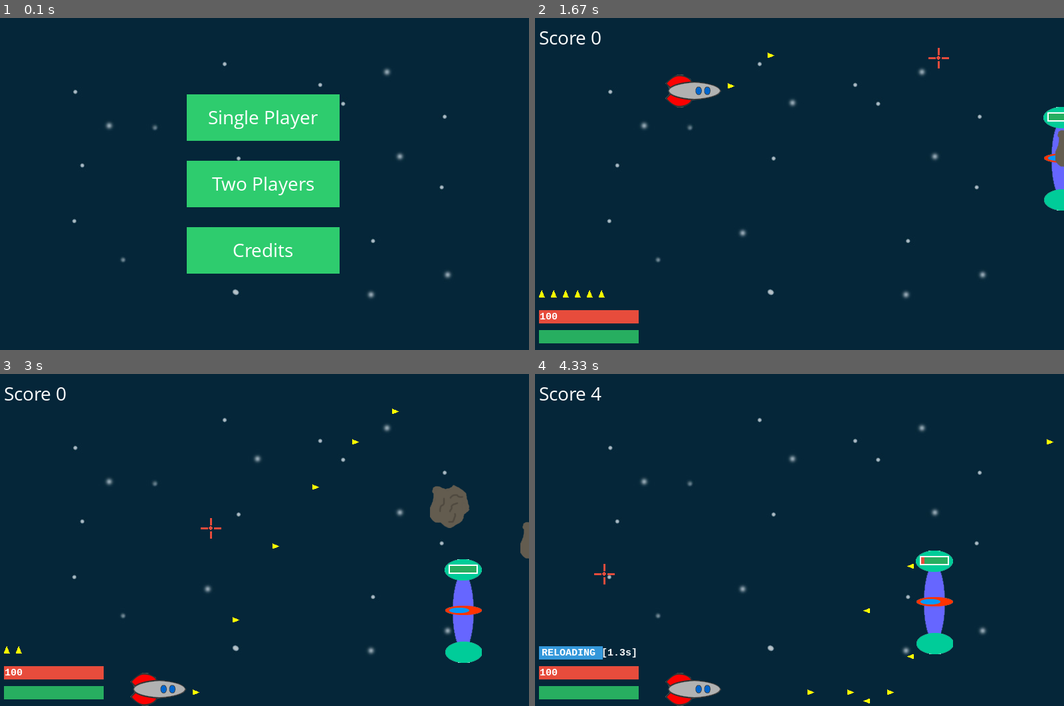
Above: before the commit, frames 1-4 (two rows, left to right).
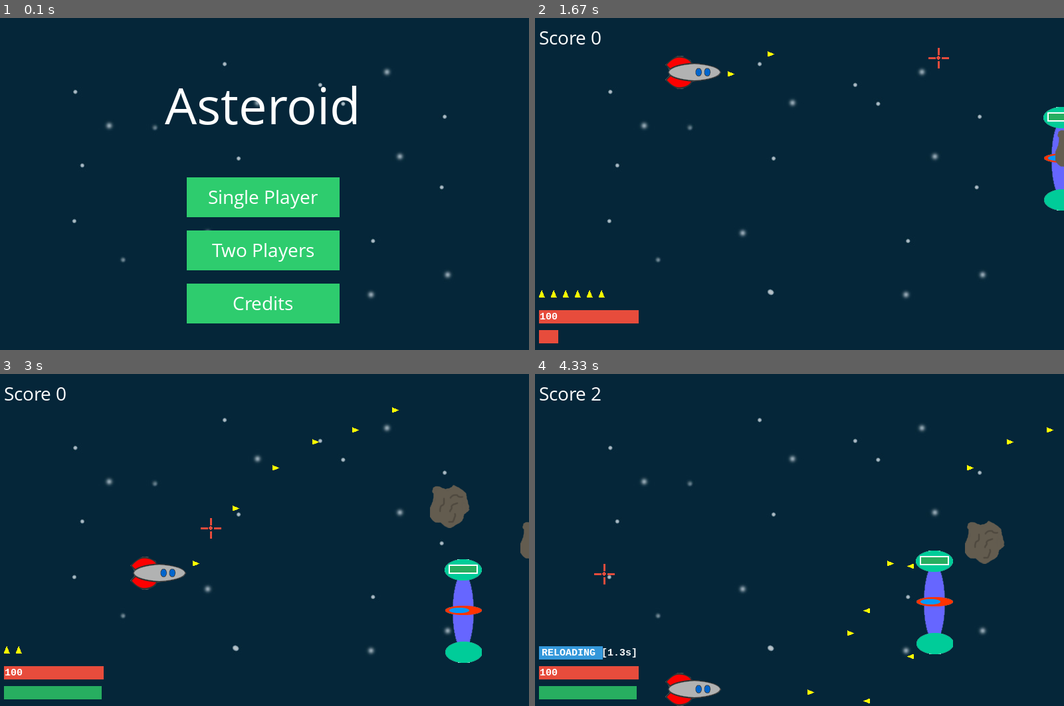
Above: after the commit, the same moments.

Repository: EdwGx/Asteroid-Pygame
Game: pygame game, started from Main.py
Two runs of this game, one before a commit and one after it. Both use one fixed random seed, a clock stepped at 60 frames per second and the inputs below.
Inputs (mouse positions are in pixels of both pictures, inside the frame that each line leads up to):
- Up to frame 1 (0.1 s): no input
- Up to frame 2 (1.67 s): click "Single Player" at 0.38 s; tap Space at 0.67 s; press the mouse at (862, 174) at 1.03 s; move the mouse to (783, 240) at 1.13 s; release the mouse at (709, 310) at 1.27 s; press the mouse at (862, 174) at 1.37 s; move the mouse to (900, 114) at 1.47 s; release the mouse at (937, 57) at 1.6 s
- Up to frame 3 (3 s): press the mouse at (327, 530) at 1.7 s; move the mouse to (195, 523) at 1.8 s; release the mouse at (68, 516) at 1.93 s; press the mouse at (327, 530) at 2.03 s; move the mouse to (280, 520) at 2.13 s; release the mouse at (227, 510) at 2.27 s; press the mouse at (327, 530) at 2.37 s; move the mouse to (322, 483) at 2.47 s; release the mouse at (322, 440) at 2.6 s; press the mouse at (327, 530) at 2.7 s; move the mouse to (269, 526) at 2.8 s; release the mouse at (211, 526) at 2.93 s
- Up to frame 4 (4.33 s): press the mouse at (862, 530) at 3.03 s; move the mouse to (841, 556) at 3.13 s; release the mouse at (820, 586) at 3.27 s; press the mouse at (862, 530) at 3.37 s; move the mouse to (852, 506) at 3.47 s; release the mouse at (836, 486) at 3.6 s; press the mouse at (862, 530) at 3.7 s; move the mouse to (783, 536) at 3.8 s; release the mouse at (709, 546) at 3.93 s; press the mouse at (862, 530) at 4.03 s; move the mouse to (736, 549) at 4.13 s; release the mouse at (603, 573) at 4.27 s

The runs differ from the first frame. In frame 1, 12% of the frame differs, in the area x 31-68%, y 20-92%; in frame 2, 1.9%; in frame 3, 1.4%; in frame 4, 0.9%.

Commit message:
add Menu Title and Icon. Fix minor bugs

Diff:
--- a/MagBall.py
+++ b/MagBall.py
@@ -122,7 +122,7 @@
         self.freeFall = True
         self.losted = False
         self.moveSpeed = 1.2
-    def update(self,block_group):
+    def update(self):
         global sizeY
         if self.freeFall:
             if (sizeY - self.rect.height)>self.rect.y :
--- a/Main.py
+++ b/Main.py
@@ -8,6 +8,45 @@
 import menu
 import end
 import credit
+
+class jump_bar(object):
+    def __init__(self,x=10,y=470):
+        self.x = x
+        self.y = y
+        self.jumPower = float(1)
+        self.moving = False
+
+    def reinit(self):
+        self.jumPower = float(1)
+        self.moving = False
+
+    def start_move(self):
+        self.moving = True
+
+    def stop_move(self,p_sp):
+        p_sp.startFall()
+
+    def draw(self,screen,p_sp):
+        if self.moving and self.jumPower > 0:
+            if p_sp.rect.y >= 2:
+                p_sp.rect.y -= 2
+            else:
+                p_sp.rect.y = 0
+            self.jumPower -= 0.02
+        elif self.jumPower <= 0.98:
+                self.jumPower += 0.02
+
+        if self.jumPower > 0:
+            if self.jumPower > 0.3:
+                draw_color = darkgreen
+            else:
+                draw_color = red
+            pygame.draw.rect(screen,draw_color,pygame.Rect(self.x,self.y,150*self.jumPower,20))
+        else:
+            self.jumPower = 0
+            if self.moving:
+                self.moving = False
+            p_sp.startFall()
 
 class bullet_bar (object):
     def __init__(self,x=10,y=410):
@@ -111,6 +150,12 @@
             self.health -= health_lose
             self.losing = True
             return True
+
+
+
+
+
+
 
 class missile_controller(object):
     def __init__(self):
@@ -176,7 +221,7 @@
     # center part
     pygame.draw.circle(screen,red,(mX,mY),3,0)
 
-def jump_bar():
+'''def jump_bar():
     global jumPower, moveY
     if jumPower > 0:
         if jumPower > 0.3:
@@ -190,7 +235,7 @@
         jumPower = 0
         if moveY:
             moveY = False
-            player.startFall()
+            player.startFall()'''
 
 def next_level():
     global player,spawn_speed
@@ -219,8 +264,9 @@
     moveY = False
 
 def reinit_player(number):
-    global player1,player2,player1_move,player2_move,bullet_bar1,bullet_bar2,health_bar1,health_bar2,missile_controller
+    global player,player1,player2,player1_move,player2_move,jump_bar1,jump_bar2,bullet_bar1,bullet_bar2,health_bar1,health_bar2,missile_controller
     if number == 1:
+        jump_bar1.reinit()
         bullet_bar1.reinit()
         health_bar1.reinit()
         missile_controller.reinit()
@@ -230,6 +276,8 @@
         player.startFall()
 
     elif number == 2:
+        jump_bar1.reinit()
+        jump_bar2.reinit()
         bullet_bar1.reinit()
         bullet_bar2.reinit()
         health_bar1.reinit()
@@ -243,10 +291,11 @@
         player2_move = 0
 
 def init_player(number):
-    global player,player1,player2,player1_move,player2_move,bullet_bar1,bullet_bar2,health_bar1,health_bar2,missile_controller
+    global player,jump_bar1,jump_bar2,player1,player2,player1_move,player2_move,bullet_bar1,bullet_bar2,health_bar1,health_bar2,missile_controller
     if number == 1:
         bullet_bar1 = bullet_bar(10)
         health_bar1 = health_bar(10)
+        jump_bar1 = jump_bar(10)
         missile_controller = missile_controller()
 
         player = MagBall.PlayerBall(200,-100)
@@ -258,6 +307,8 @@
         bullet_bar2 = bullet_bar(640)
         health_bar1 = health_bar(10)
         health_bar2 = health_bar(640)
+        jump_bar1 = jump_bar(10)
+        jump_bar2 = jump_bar(640)
 
         player1 = MagBall.PlayerBall(170,200)
         player1.add(full_list)
@@ -298,6 +349,8 @@
 scene = 1 #1:start menu 2:game 3:retry,win,quit 4:credit 5:2-Player 6:2-Player retry
 
 background = pygame.image.load('background.jpg')
+icon = pygame.image.load('icon@2x.png')
+pygame.display.set_icon(icon)
 screen = pygame.display.set_mode([sizeX,sizeY])
 font = pygame.font.SysFont("comicsansms",30)
 pygame.display.set_caption("Asteroid")
@@ -343,7 +396,7 @@
                 done = True
             if event.type == pygame.KEYDOWN:
                 if event.key == pygame.K_SPACE:
-                    moveY = True
+                    jump_bar1.start_move()
                     player.freeFall = False
 
                 if event.key == pygame.K_e:
@@ -353,8 +406,7 @@
 
             if event.type == pygame.KEYUP:
                 if event.key == pygame.K_SPACE:
-                    moveY = False
-                    player.startFall()
+                    jump_bar1.stop_move(player)
                 if event.key == pygame.K_e:
                     time_run = True
 
@@ -364,18 +416,6 @@
                     bullet.add(g_bullet,full_list)
         if done:
             break
-
-
-        if moveY and jumPower > 0:
-            if player.rect.y >= 2:
-                player.rect.y -= 2
-            else:
-                player.rect.y = 0
-
-            jumPower -= 0.02
-        else:
-            if jumPower <= 0.98:
-                jumPower += 0.02
 
 
         mX = (pygame.mouse.get_pos())[0]
@@ -489,7 +529,7 @@
         scoreLabel = font.render(('Score ') + str(score),True,white)
         screen.blit(scoreLabel,(10,10))
 
-        player.update(move_list)
+        player.update()
         g_bullet.update()
         b_bullet.update()
         missile_list.update()
@@ -497,8 +537,7 @@
 
         bullet_bar1.draw(screen)
         health_bar1.draw(screen)
-
-        jump_bar()
+        jump_bar1.draw(screen,player)
         draw_mouse()
         #draw end
 
@@ -511,13 +550,11 @@
                 done = True
             if event.type == pygame.KEYDOWN:
                 if event.key == pygame.K_w:
-                    player1_move = 1
-                if event.key == pygame.K_s:
-                    player1_move = 2
+                    jump_bar1.start_move()
+                    player1.freeFall = False
                 if event.key == pygame.K_UP:
-                    player2_move = 1
-                if event.key == pygame.K_DOWN:
-                    player2_move = 2
+                    jump_bar2.start_move()
+                    player2.freeFall = False
 
             if event.type == pygame.KEYUP:
                 if event.key == pygame.K_d:
@@ -531,13 +568,9 @@
                         bullet.shooter = 2
                         bullet.add(g_bullet,full_list)
                 if event.key == pygame.K_w:
-                    player1_move = 0
-                if event.key == pygame.K_s:
-                    player1_move = 0
+                    jump_bar1.stop_move(player1)
                 if event.key == pygame.K_UP:
-                    player2_move = 0
-                if event.key == pygame.K_DOWN:
-                    player2_move = 0
+                    jump_bar2.stop_move(player2)
         if done:
             break
 
@@ -670,11 +703,11 @@
             elif (player1_move == 2) and (player1.rect.top > 6):
                 player1.rect.y -= 4
 
-        if not(player2_move == 0):
+        '''if not(player2_move == 0):
             if (player2_move == 1) and (player2.rect.bottom < 496):
                 player2.rect.y += 4
             elif (player2_move == 2) and (player2.rect.top > 6):
-                player2.rect.y -= 4
+                player2.rect.y -= 4'''
 
         if player1.losted and player2.losted:
             pygame.mixer.music.load("lose.wav")
@@ -691,6 +724,8 @@
 
         scoreLabel2 = font.render(('Score ') + str(player2.score),True,white)
         screen.blit(scoreLabel2,(800-scoreLabel2.get_width()-10,10))
+        player1.update()
+        player2.update()
 
         g_bullet.update()
         b_bullet.update()
@@ -703,7 +738,8 @@
             bullet_bar2.draw(screen)
             health_bar2.draw(screen)
 
-        draw_mouse()
+        jump_bar1.draw(screen,player1)
+        jump_bar2.draw(screen,player2)
         #draw end
 
         pygame.display.flip()
--- a/menu.py
+++ b/menu.py
@@ -9,14 +9,14 @@
 
 def draw(screen):
     mouse_up = False
-    rect1 =  pygame.Rect(0,0,230,70)
-    rect1.center = (sizeX/2,sizeY/2-100)
+    rect1 =  pygame.Rect(0,0,230,60)
+    rect1.center = (sizeX/2,sizeY/2+20)
 
-    rect2 =  pygame.Rect(0,0,230,70)
-    rect2.center = (sizeX/2,sizeY/2)
+    rect2 =  pygame.Rect(0,0,230,60)
+    rect2.center = (sizeX/2,sizeY/2+100)
 
-    rect3 =  pygame.Rect(0,0,230,70)
-    rect3.center = (sizeX/2,sizeY/2+100)
+    rect3 =  pygame.Rect(0,0,230,60)
+    rect3.center = (sizeX/2,sizeY/2+180)
 
     for event in pygame.event.get():
         if event.type == pygame.QUIT:
@@ -50,15 +50,20 @@
     else:
         pygame.draw.rect(screen,green,rect3)
 
+    tfont = pygame.font.SysFont("comicsansms",80)
+    tLabel = tfont.render('Asteroid',True,white)
+    screen.blit(tLabel,
+                ((sizeX - tLabel.get_width())/2,(sizeY - tLabel.get_height())/2 -120))
+
     font = pygame.font.SysFont("comicsansms",30)
     Label = font.render('Single Player',True,white)
     screen.blit(Label,
-                ((sizeX - Label.get_width())/2,(sizeY - Label.get_height())/2-100))
+                ((sizeX - Label.get_width())/2,(sizeY - Label.get_height())/2+20))
     Label = font.render('Two Players',True,white)
     screen.blit(Label,
-                ((sizeX - Label.get_width())/2,(sizeY - Label.get_height())/2))
+                ((sizeX - Label.get_width())/2,(sizeY - Label.get_height())/2+100))
     Label = font.render('Credits',True,white)
     screen.blit(Label,
-                ((sizeX - Label.get_width())/2,(sizeY - Label.get_height())/2+100))
+                ((sizeX - Label.get_width())/2,(sizeY - Label.get_height())/2+180))
     pygame.display.flip()
     clock.tick(60)
Binary file added: icon.png
Binary file added: icon@2x.png
